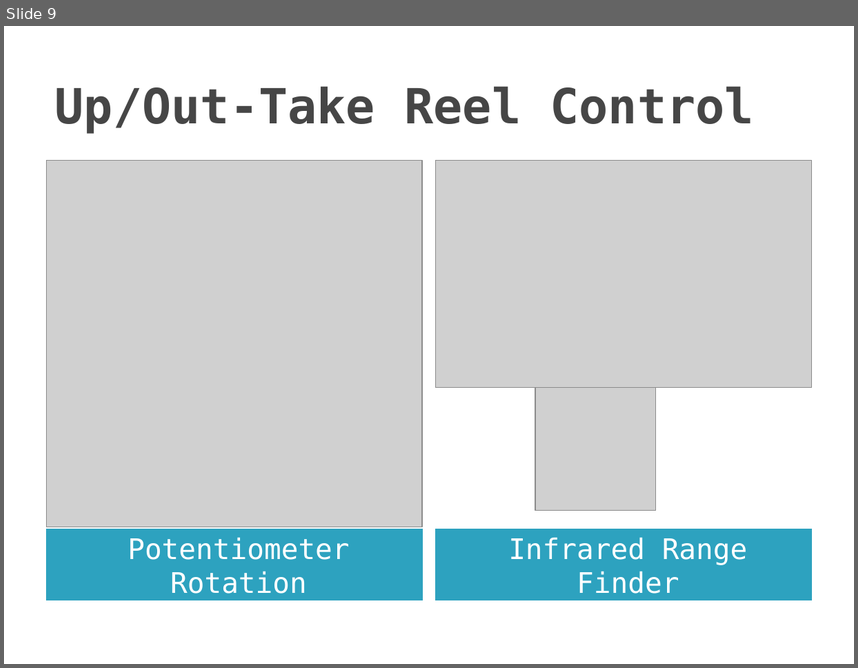
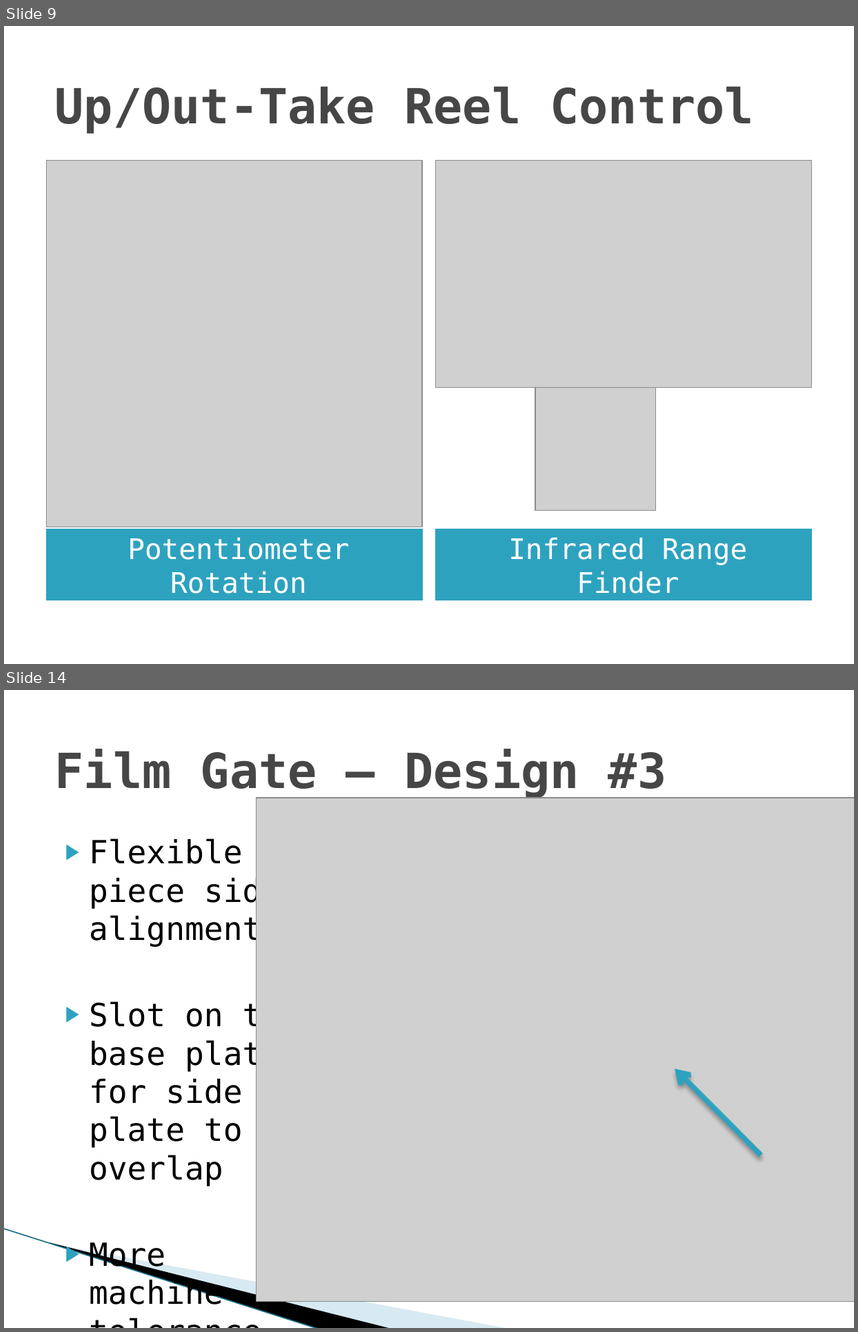
Before and after one commit to pieterpottie/flim-transport-project, a slide deck: Documents/FirstClientPresentation.pptx. Shown one above the other, each under a label of ours: slide 9 before the commit, slides 9 and 14 after it; the slides between them are not shown. The pictures are 858x668 and 858x1332 pixels, drawn with LibreOffice and Linux fonts; fonts in the diff are those of the drawing; grey boxes stand for pictures; background and template pictures are left out. Boxes give left, top, right and bottom in pixels: in the first picture for what was removed or moved away, otherwise in the second. Text is boxed around its words. In the diff, an @@ line names an element or a change of style, - is before the commit and + after.

```diff
--- a/Documents/FirstClientPresentation.pptx
+++ b/Documents/FirstClientPresentation.pptx
@@ slide 14 added at (4, 690, 854, 1328), background #FFFFFF @@
@@ title added at (55, 749, 666, 798), 41 pt, text #464646, bold @@
+Film Gate – Design #3
@@ picture added at (257, 798, 854, 1301) @@
@@ text added at (89, 838, 300, 1304), 27 pt, text #000000 @@
+▶ Flexible 2 piece side alignment
+▶ Slot on the base plate for side plate to overlap
+▶ More machine tolerance
@@ arrow added from (762, 1155) to (675, 1068), #2DA2BF 4.33 pt @@
@@ freeform shape added at (70, 1155, 424, 1290), fill #A0CBDC at 40% opacity @@
@@ freeform shape added at (4, 1228, 352, 1306), fill #000000 @@
@@ line added from (4, 1228) to (319, 1328), #97C5D8 0.95 pt @@
```
Also in this commit, not shown: 2 slides changed, 7 other slides added, 1 slide removed.
